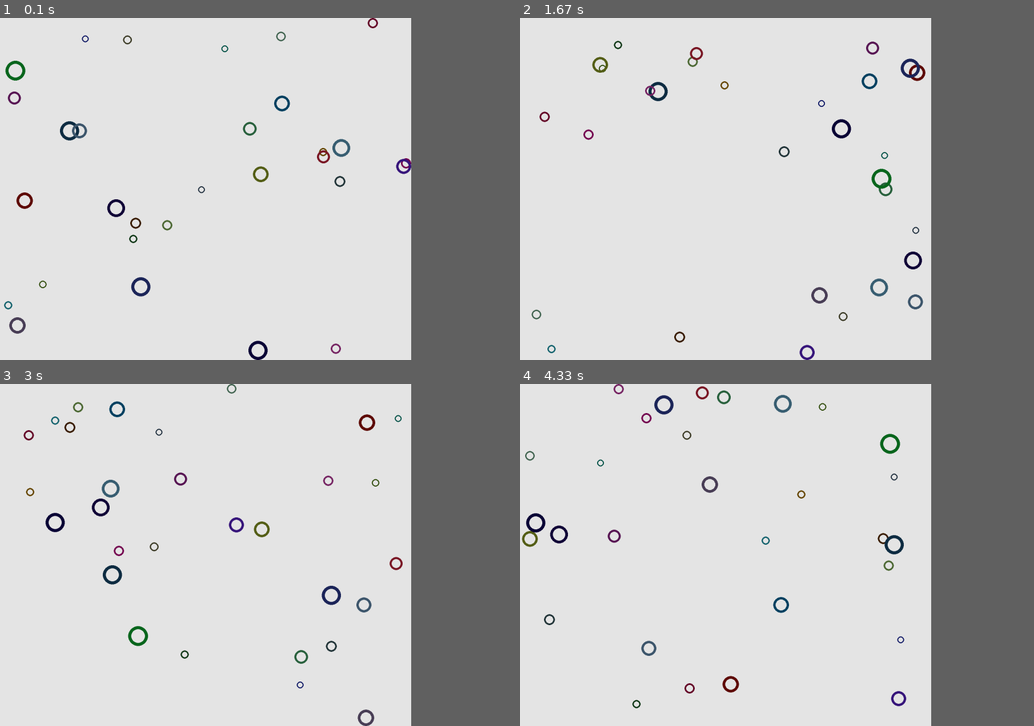
Above: before the commit, frames 1-4 (two rows, left to right).
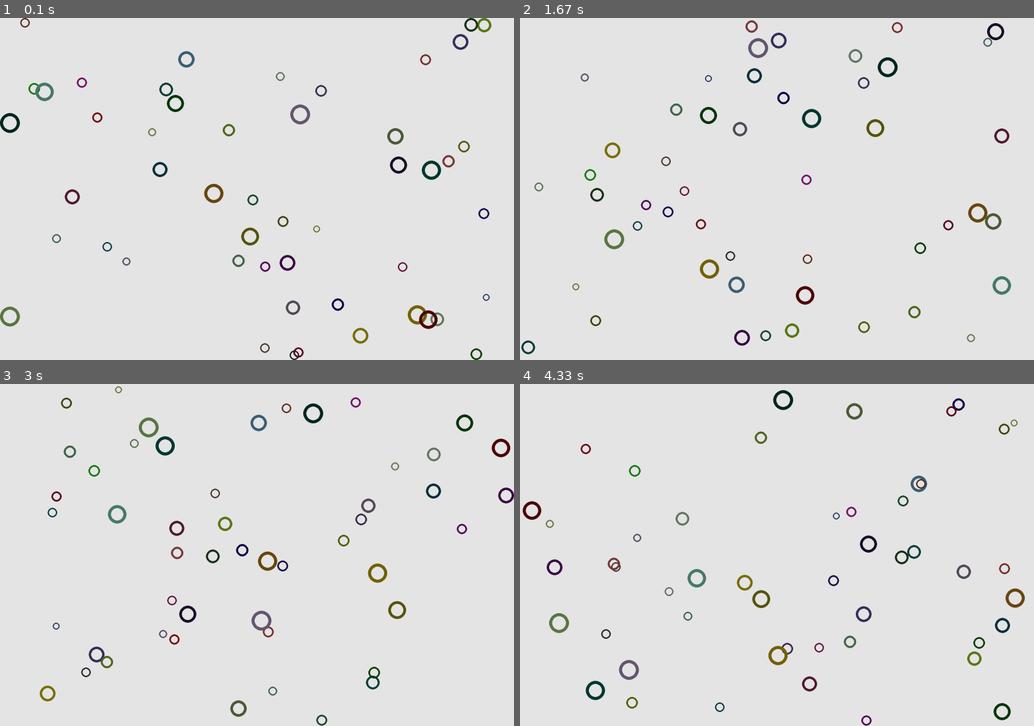
Above: after the commit, the same moments.

Repository: LePhilippeDucTai/physics_ball
Game: pygame game, started from main.py
Two runs of this game, one before a commit and one after it. Both use one fixed random seed, a clock stepped at 60 frames per second and the inputs below.
Inputs:
- Up to frame 1 (0.1 s): no input
- Up to frame 2 (1.67 s): no input
- Up to frame 3 (3 s): no input
- Up to frame 4 (4.33 s): no input
In our replay, the window is 720x600 before the commit and 900x600 after it. These sizes can differ from the game's own. Grey fills any space a smaller window leaves; there, only what the larger window draws over its background counts as a difference.

The runs differ from the first frame. In frame 1, 4.1% of the frame differs, in the area x 0-96%, y 0-100%; in frame 2, 4.1%; in frame 3, 4.1%, in the area x 4-100%, y 0-100%; in frame 4, 4.1%.

Commit message:
Update : apply frictions when bounce on a wall.

Diff:
--- a/balls.py
+++ b/balls.py
@@ -32,18 +32,25 @@
         _positions = np.array([clip_x, clip_y]).T
         to_be_bounced = self.positions != _positions
         self.positions = _positions
+
         return to_be_bounced
+
+    def apply_friction(self, to_be_bounced):
+        has_moved = np.any(to_be_bounced, axis=1)
+        duplicate = np.array([has_moved, has_moved]).T
+        self.velocities = np.where(
+            duplicate, self.velocities * (1 - self.friction), self.velocities
+        )
 
     def update(self, dt):
         self.velocities += self.accelerations * dt
         self.positions += self.velocities * dt
         to_be_bounced = self.clip_positions()
+        self.apply_friction(to_be_bounced)
         self.bounce(to_be_bounced)
 
     def bounce(self, to_be_bounced):
-        self.velocities = np.where(
-            to_be_bounced, -self.velocities * (1 - self.friction), self.velocities
-        )
+        self.velocities = np.where(to_be_bounced, -self.velocities, self.velocities)
 
 
 def balls_generator(window, gravity, n_balls):
--- a/main.py
+++ b/main.py
@@ -8,11 +8,11 @@
 
 
 def main():
-    window = RectangleScreen(1000, 1200)
+    window = RectangleScreen(1000, 1500)
     screen = window.make()
     ball_renderer = BallRenderer(screen)
     dt = 0.1
-    n_balls = 30
+    n_balls = 50
     gravity = 0
     balls = balls_generator(window, gravity, n_balls)
     while True:
@@ -25,7 +25,7 @@
         ball_renderer.display(balls)
 
         pygame.display.flip()
-        time.sleep(0.01)
+        time.sleep(0.005)
 
 
 if __name__ == "__main__":
